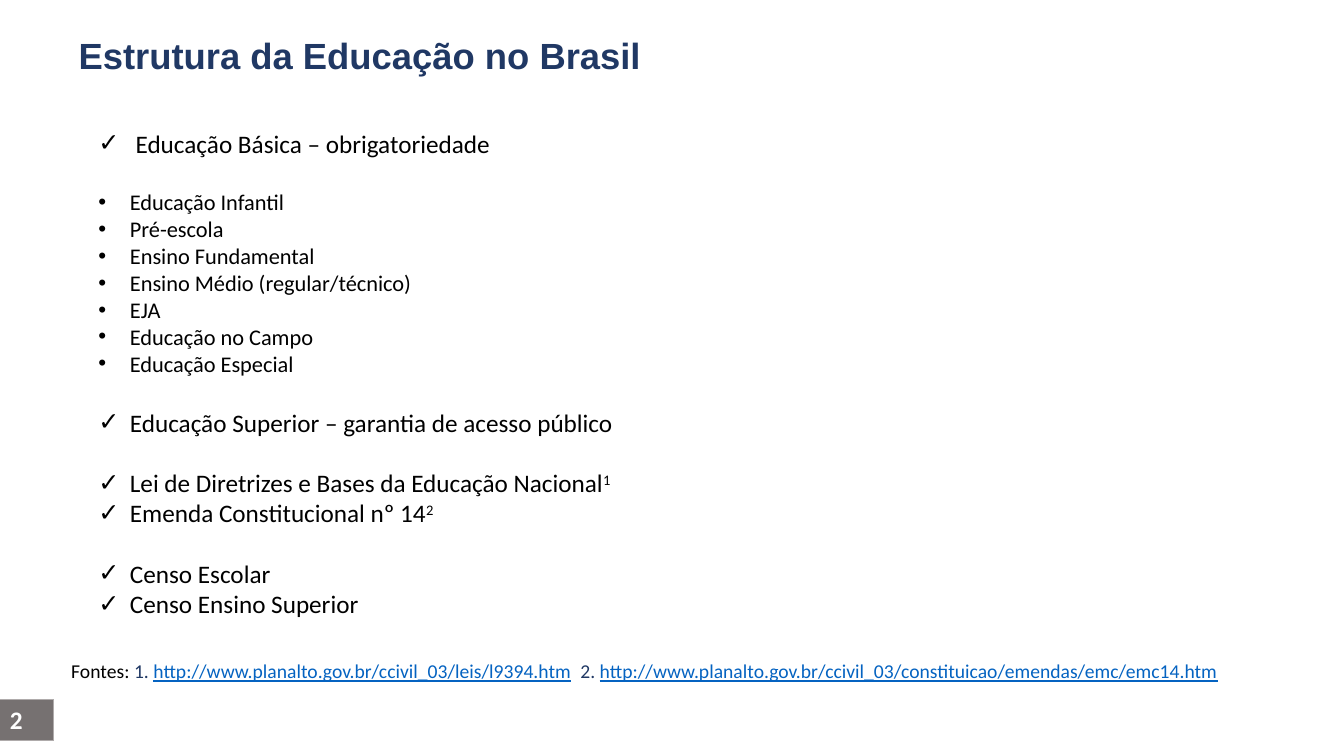
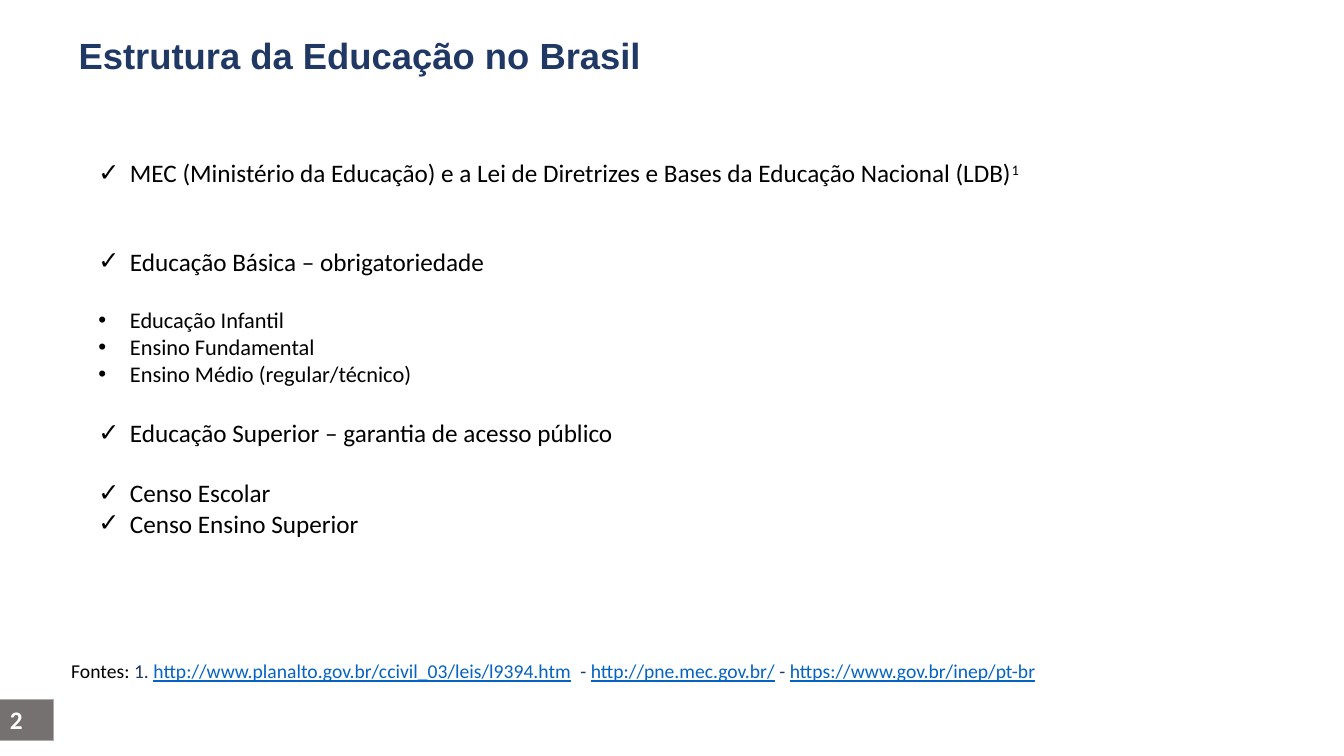
Before and after one commit to FZamberlam/BlueShiftAcademyPI, a slide deck: slide 2 of Documentacao/Apresentação_Final.pptx. Drawn at 1344x756 pixels with LibreOffice and Linux fonts; fonts in the diff are those of the drawing; background and template pictures are left out. Boxes give left, top, right and bottom in pixels: in the first picture for what was removed or moved away, otherwise in the second. Text is boxed around its words. In the diff, an @@ line names an element or a change of style, - is before the commit and + after.

```diff
--- a/Documentacao/Apresentação_Final.pptx
+++ b/Documentacao/Apresentação_Final.pptx
@@ text added at (130,163,1019,187), 18 pt, text #000000 @@
+✓ MEC (Ministério da Educação) e a Lei de Diretrizes e Bases da Educação Nacional (LDB)1
@@ text "Educação Básica – obrigatoriedade": place and size @@
-text "Educação Básica – obrigatoriedade" at (130,135,612,617)
+text "Educação Básica – obrigatoriedade" at (130,253,612,537)
@@ text at (130,221,224,237): paragraph removed @@
-• Pré-escola
@@ text at (130,303,313,376): paragraphs removed @@
-• EJA
-• Educação no Campo
-• Educação Especial
@@ text at (130,474,508,523): paragraphs removed @@
-✓ Lei de Diretrizes e Bases da Educação Nacional1
-✓ Emenda Constitucional nº 142
@@ text at (71,664,1035,682): text changed @@
-Fontes: 1. http://www.planalto.gov.br/ccivil_03/leis/l9394.htm 2. http://www.planalto.gov.br/ccivil_03/constituicao/emendas/emc/emc14.htm
+Fontes: 1. http://www.planalto.gov.br/ccivil_03/leis/l9394.htm - http://pne.mec.gov.br/ - https://www.gov.br/inep/pt-br
```
Also in this commit, not shown: 2 other slides changed.
